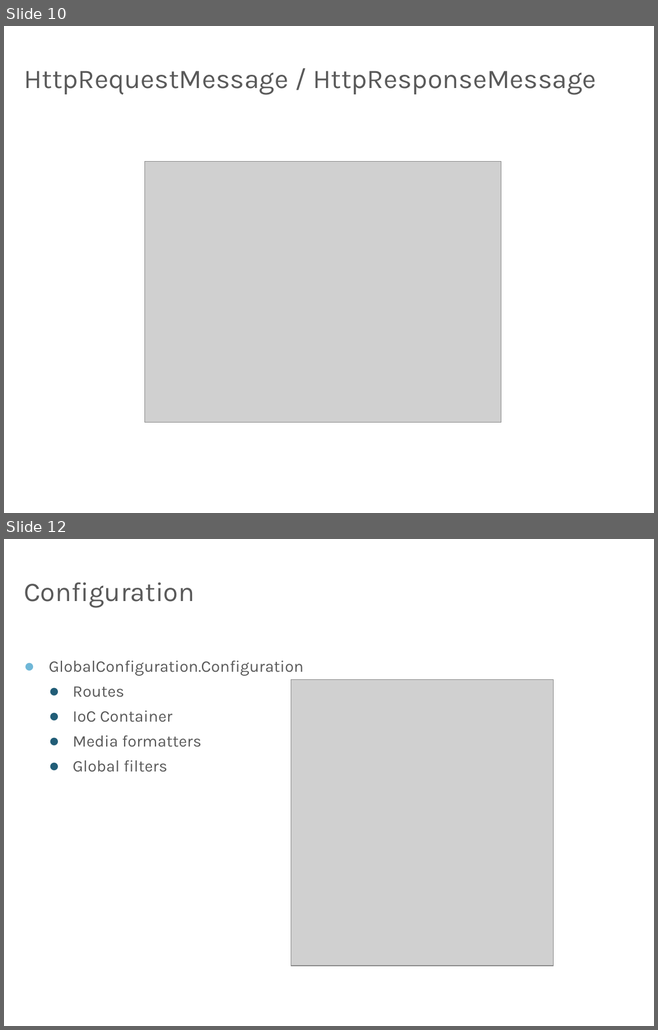
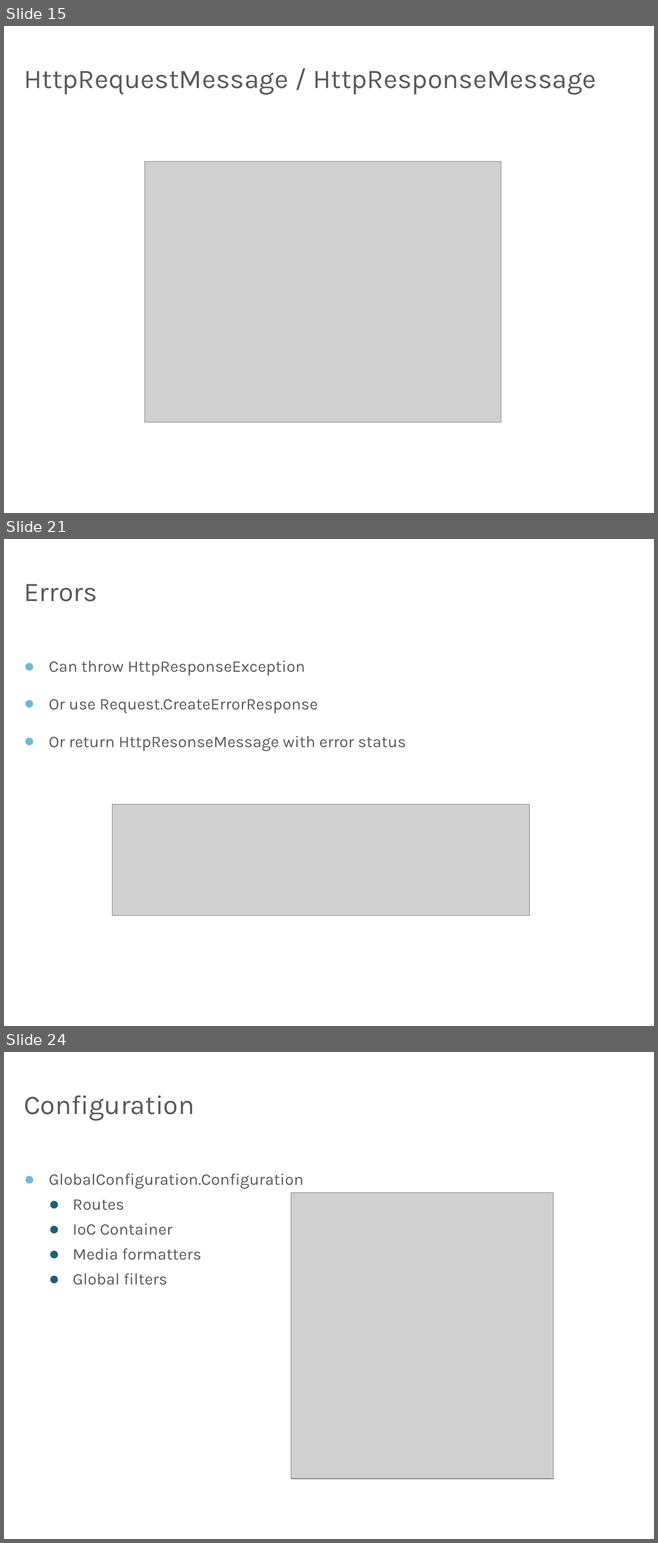
Before and after one commit to OdeToCode/classes, a slide deck: mvc/slides/w2_WebAPI_Core.pptx. Shown one above the other, each under a label of ours: slides 10 and 12 before the commit, slides 15, 21 and 24 after it; the slides between them are not shown. The pictures are 658x1030 and 658x1543 pixels, drawn with LibreOffice and Linux fonts; fonts in the diff are those of the drawing; grey boxes stand for pictures; background and template pictures are left out. Boxes give left, top, right and bottom in pixels: in the first picture for what was removed or moved away, otherwise in the second. Text is boxed around its words. In the diff, an @@ line names an element or a change of style, - is before the commit and + after.

```diff
--- a/mvc/slides/w2_WebAPI_Core.pptx
+++ b/mvc/slides/w2_WebAPI_Core.pptx
@@ slide 21 added at (4, 539, 654, 1026), background picture (left out) @@
@@ title added at (24, 584, 97, 602), 30 pt, text #595959 @@
+Errors
@@ text added at (49, 661, 406, 751), 18 pt, text #595959 @@
+● Can throw HttpResponseException
+● Or use Request.CreateErrorResponse
+● Or return HttpResonseMessage with error status
@@ picture added at (112, 804, 529, 916) @@
@@ what was slide 10 is now slide 15 @@
@@ what was slide 12 is now slide 24 @@
```
Also in this commit, not shown: 1 slide changed, 15 other slides added, 1 other file.
